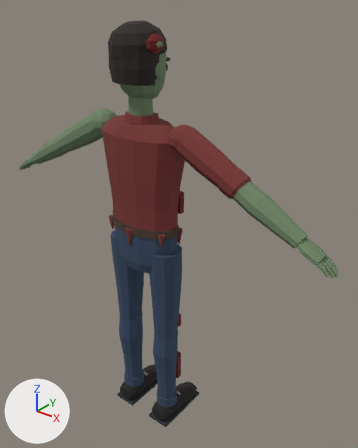
What one commit did to the glTF model assets/models/characters/zombie_02.glb.
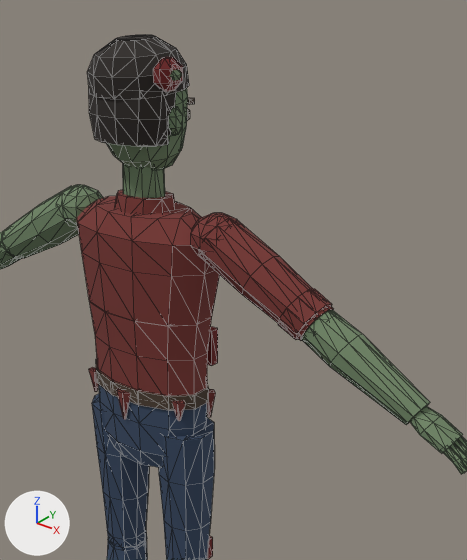
There are two pictures of each version: one whole from a camera (50 mm lens) standing at (1.323, -1.417, 1.97) and looking at (0.07, 0.149, 0.999), one close up on the part from 16% to 92% of the width and 0% to 73% of the height. The lights are fixed; the arrows at lower left show +X, +Y and +Z. The last two pictures show the newer version. The close-ups show mesh edges as thin lines. Vertices at exactly the same position are counted once.

The scene before the commit, as lines of its bpy script (objects in view):
```python
me_zombie_02 = bpy.data.meshes.new('zombie_02')
me_zombie_02.from_pydata(...)  # 1950 vertices, 3568 faces; spans x -0.86..0.86, y -0.11..0.21, z 0.0..1.85
me_zombie_02.materials.append(mat_palette)  # picture img_palette
ob_zombie_02 = bpy.data.objects.new('zombie_02', me_zombie_02)
ob_zombie_02.location = (0.0, 0.0, 0.0)
```
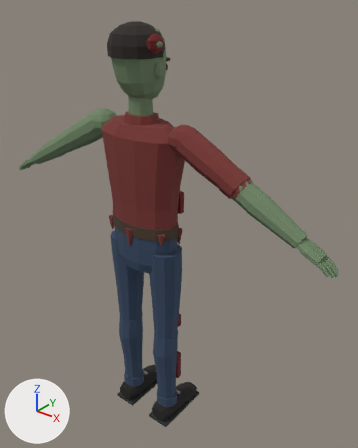
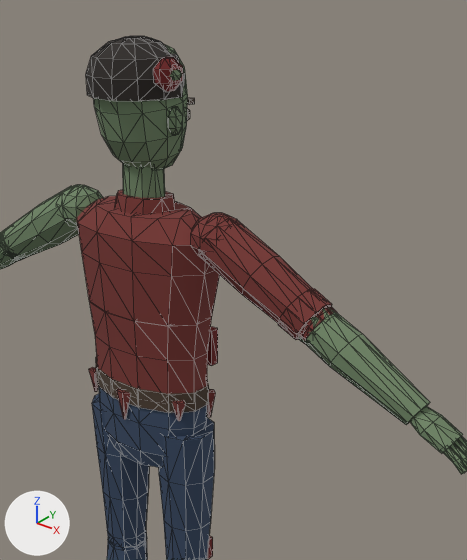
What changed in the scene script:
```text
Change me_zombie_02:
    used by ob_zombie_02; location = (0.0, 0.0, 0.0)
    remove me_zombie_02.from_pydata(...)  # 1950 vertices, 3568 faces; spans x -0.86..0.86, y -0.11..0.21, z 0.0..1.85
    add me_zombie_02.from_pydata(...)  # 1966 vertices, 3604 faces; spans x -0.86..0.86, y -0.12..0.21, z 0.0..1.85
    me_zombie_02 part 1: the loose piece of 36 vertices spanning x -0.1..0.1, y -0.11..0.06, z 1.63..1.75 is deleted
    me_zombie_02 part 2: 37 vertices moved from x -0.49..0.49, y -0.1..0.1, z 1.02..1.34 to x -0.49..0.49, y -0.1..0.11, z 1.02..1.34; 49 vertices removed from x -0.51..0.51, y -0.04..0.09, z 1.03..1.35; 89 vertices added at x -0.51..0.51, y -0.05..0.11, z 1.03..1.36
    me_zombie_02 part 3: 10 vertices moved from x -0.1..0.1, y -0.08..0.07, z 1.73..1.82 to x -0.1..0.09, y -0.09..0.09, z 1.73..1.81; 31 vertices removed from x -0.1..0.1, y -0.11..0.1, z 1.73..1.85; 43 vertices added at x -0.1..0.1, y -0.12..0.09, z 1.73..1.85
    other edits to the shape of me_zombie_02 do not show in these pictures
```

Changed parts and their boxes (x1, y1, x2, y2) in the close-ups (467 x 560 px; the box of a moved part takes in the faces that stretch with it):
'zombie_02', reshaped
    before: (0, 34, 467, 560)
    after: (0, 36, 467, 560)
part 1 of me_zombie_02, deleted
    before: (89, 88, 176, 146)
part 2 of me_zombie_02, moved or reshaped
    before: (0, 232, 361, 410)
    after: (0, 227, 361, 413)
part 3 of me_zombie_02, moved or reshaped
    before: (88, 34, 189, 99)
    after: (86, 36, 185, 101)
